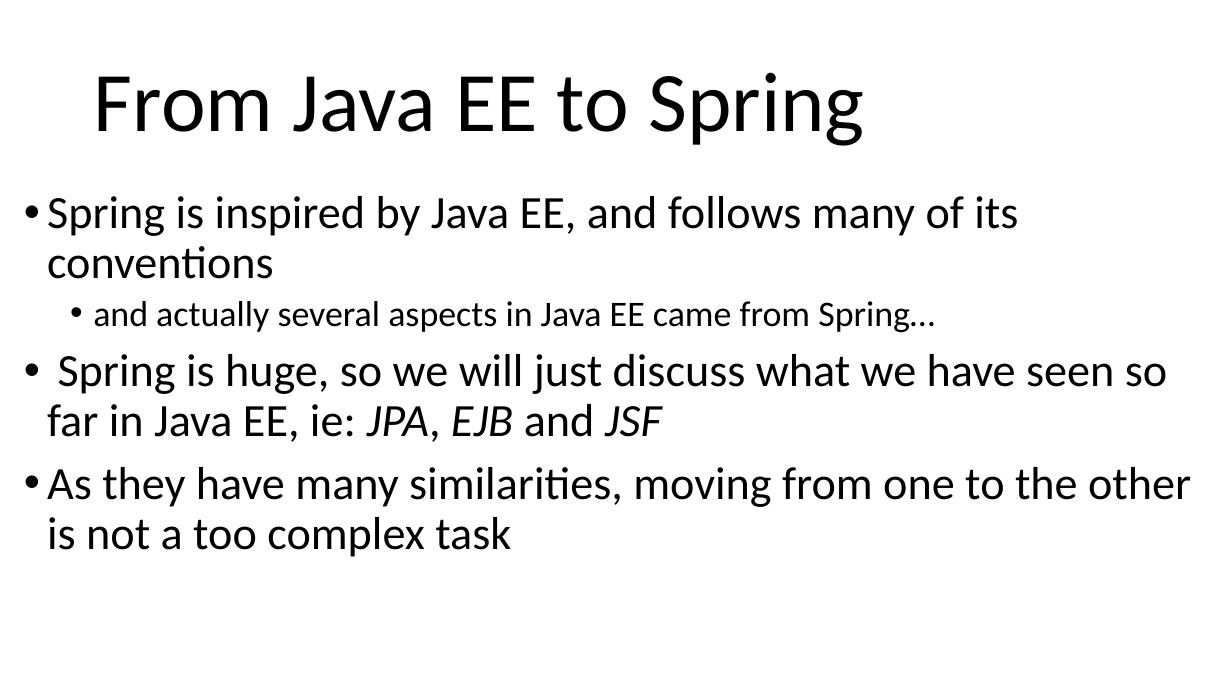
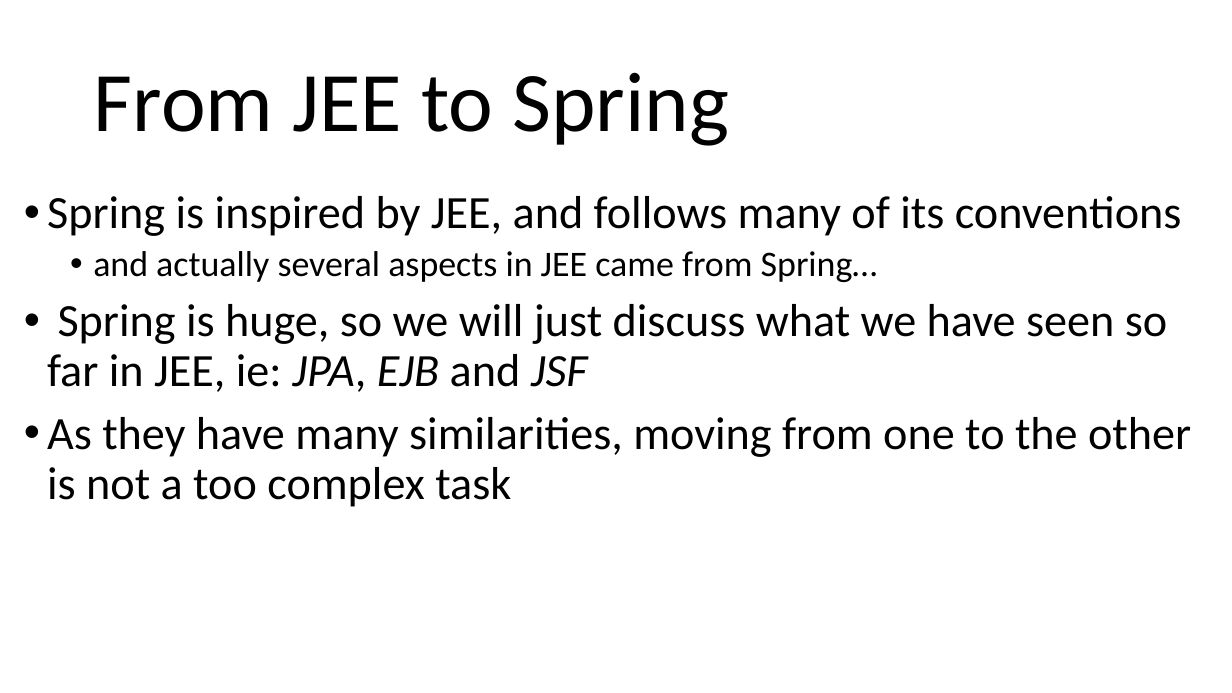
Before and after one commit to arcuri82/testing_security_development_enterprise_systems, a slide deck: slide 8 of doc/intro/slides/lesson_08_spring.pptx. Drawn at 1232x693 pixels with LibreOffice and Linux fonts; fonts in the diff are those of the drawing. Boxes give left, top, right and bottom in pixels: in the first picture for what was removed or moved away, otherwise in the second. Text is boxed around its words. In the diff, an @@ line names an element or a change of style, - is before the commit and + after.

```diff
--- a/doc/intro/slides/lesson_08_spring.pptx
+++ b/doc/intro/slides/lesson_08_spring.pptx
@@ title at (94, 72, 728, 146): text changed @@
-From Java EE to Spring
+From JEE to Spring
@@ text at (47, 196, 1182, 392): text changed @@
-• Spring is inspired by Java EE, and follows many of its conventions
-  • and actually several aspects in Java EE came from Spring…
-• Spring is huge, so we will just discuss what we have seen so far in Java EE, ie: JPA, EJB and JSF
+• Spring is inspired by JEE, and follows many of its conventions
+  • and actually several aspects in JEE came from Spring…
+• Spring is huge, so we will just discuss what we have seen so far in JEE, ie: JPA, EJB and JSF
```
Also in this commit, not shown: 9 other slides changed, 1 other file.
